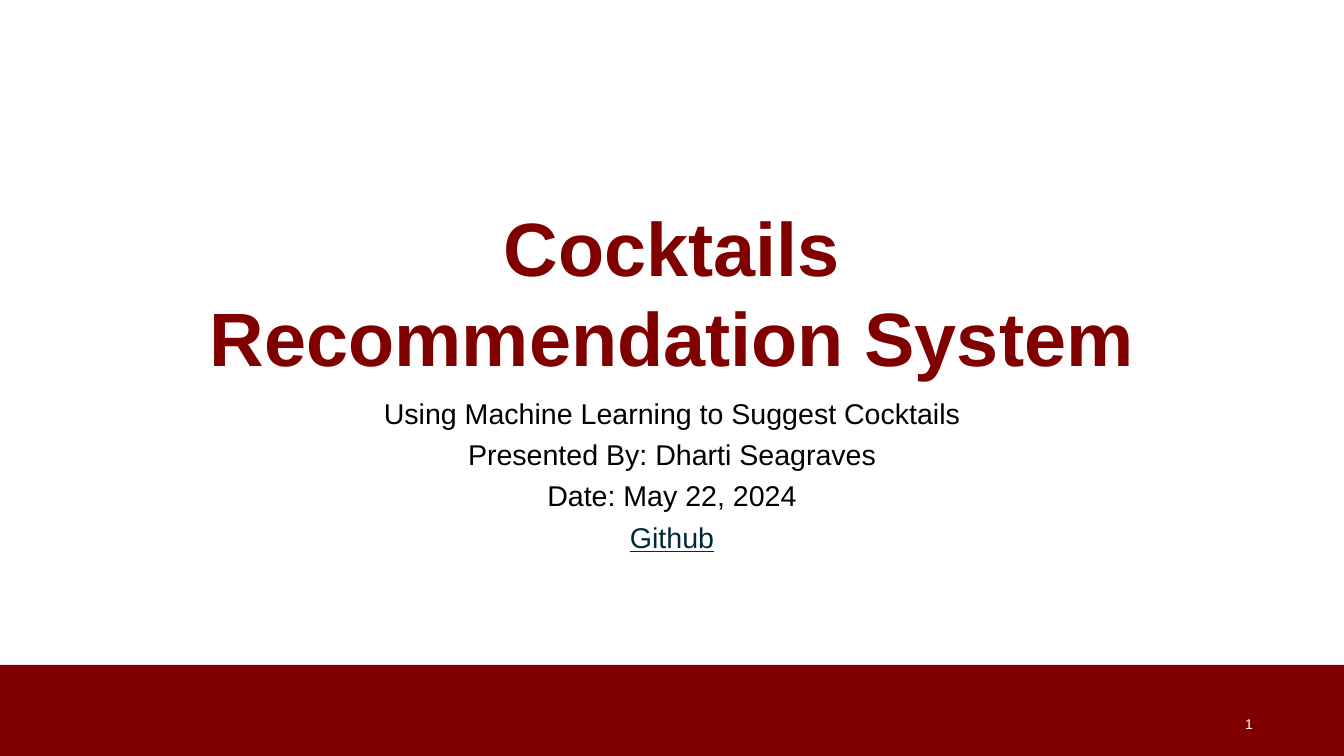
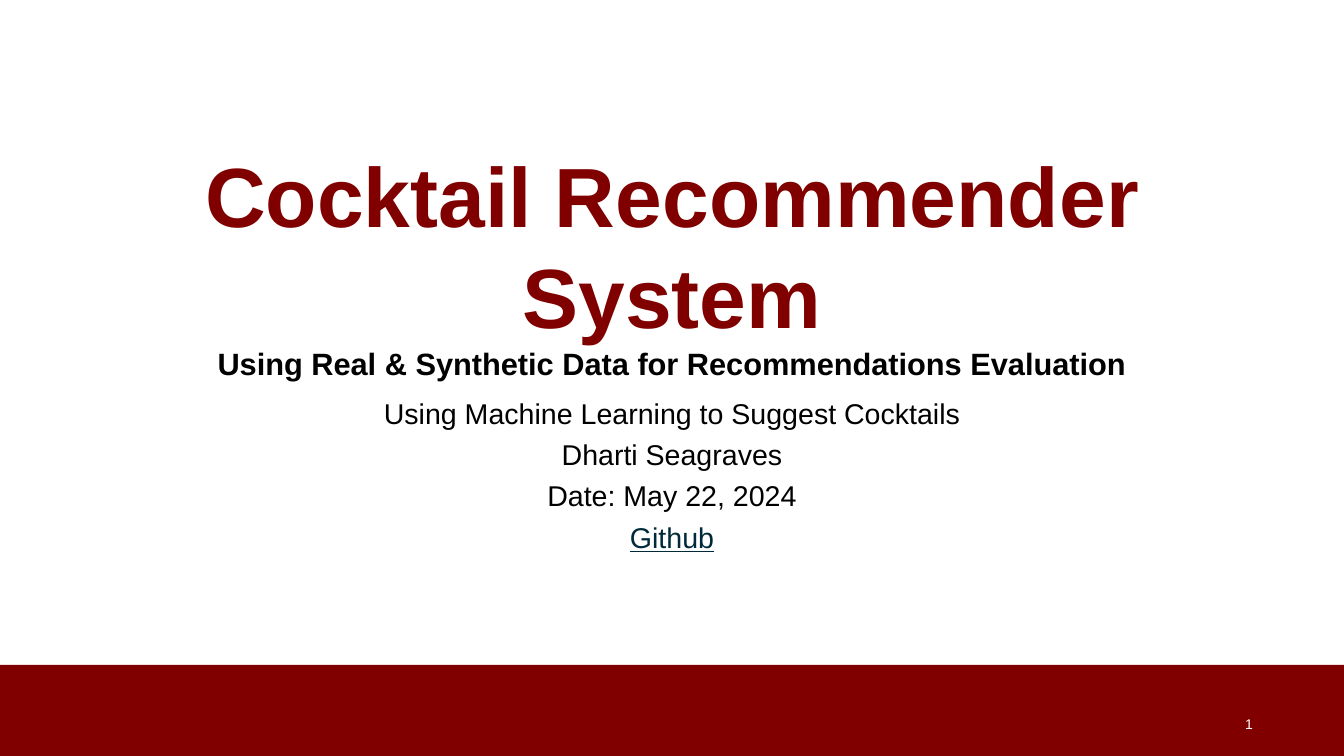
Before and after one commit to dpatel77/CocktailRecommenderSystem, a slide deck: slide 1 of Cocktail_Recommendation_System.pptx. Drawn at 1344x756 pixels with LibreOffice and Linux fonts; fonts in the diff are those of the drawing; background and template pictures are left out. Boxes give left, top, right and bottom in pixels: in the first picture for what was removed or moved away, otherwise in the second. Text is boxed around its words. In the diff, an @@ line names an element or a change of style, - is before the commit and + after.

```diff
--- a/Cocktail_Recommendation_System.pptx
+++ b/Cocktail_Recommendation_System.pptx
@@ title at (x1=205, y1=166, x2=1139, y2=381): text changed; size 54 to 22 pt; text colour #800000 to #000000 @@
-Cocktails Recommendation System
+Cocktail Recommender System
+Using Real & Synthetic Data for Recommendations Evaluation
@@ subtitle at (x1=562, y1=444, x2=783, y2=471): text changed @@
-Presented By: Dharti Seagraves
+Dharti Seagraves
```
Also in this commit, not shown: 6 other slides changed, 12 slides added, 1 slide removed.
